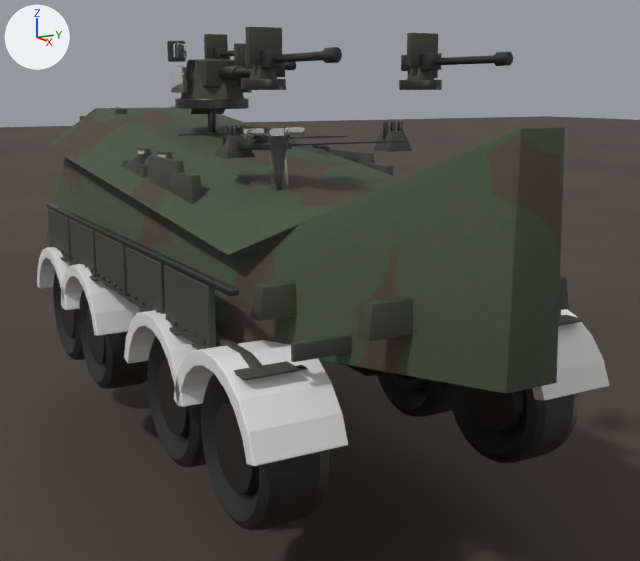
Renders of the Blender file art/showcase/apc_detail.blend from each side of a commit.
The view is the same before and after, from a camera (50 mm lens) standing at (9.96, -4.86, 4.01) and looking at (0.54, 0.49, 1.67). Arrows for +X, +Y and +Z are at upper left; the lights stay in place. The older version comes first.

The scene before the commit, as lines of its bpy script (objects in view):
```python
ob_fender_0l = bpy.data.objects.new('fender_0l', me_fender_0l)
ob_fender_0l.location = (0.0, 0.0, 0.0)
ob_fender_1l = bpy.data.objects.new('fender_1l', me_fender_1l)
ob_fender_1l.location = (0.0, 0.0, 0.0)
ob_fender_2l = bpy.data.objects.new('fender_2l', me_fender_2l)
ob_fender_2l.location = (0.0, 0.0, 0.0)
ob_fender_3l = bpy.data.objects.new('fender_3l', me_fender_3l)
ob_fender_3l.location = (0.0, 0.0, 0.0)
ob_fender_3r = bpy.data.objects.new('fender_3r', me_fender_3r)
ob_fender_3r.location = (0.0, 0.0, 0.0)
ob_hull_tub = bpy.data.objects.new('hull_tub', me_hull_tub_001)
ob_hull_tub.parent = ob_apc_root
ob_hull_tub.location = (0.0, 0.0, 0.0)
ob_hull_upper = bpy.data.objects.new('hull_upper', me_hull_upper)
ob_hull_upper.parent = ob_apc_root
ob_hull_upper.location = (0.0, 0.0, 0.0)
ob_pivot_wheel_0l = bpy.data.objects.new('pivot_wheel_0l', None)
ob_pivot_wheel_0l.parent = ob_apc_root
ob_pivot_wheel_0l.location = (-3.02, -1.5, 0.8)
ob_wheel_3l_tyre = bpy.data.objects.new('wheel_3l_tyre', me_wheel_3l_tyre)
ob_wheel_3l_tyre.parent = ob_pivot_wheel_3l
ob_wheel_3l_tyre.location = (0.0, 0.0, 0.0)
# me_hull_upper
# before: 0 (-4.56, -1.59, 3.11), 3 (-4.56, 1.59, 3.11), 4 (-4.16, -0.9, 3.71), 7 (-4.16, 0.9, 3.71)
# also in view: 'wheel_3r_tyre' at (2.96, 1.5, 0.8); 'armour_l1' at (-1.65, -1.85, 1.96); 'armour_l4' at (2.1, -1.85, 1.96); 'wheel_1l_tyre' at (-1.52, -1.5, 0.8); 'wheel_3l_barrel' at (2.96, -1.5, 0.8)
```
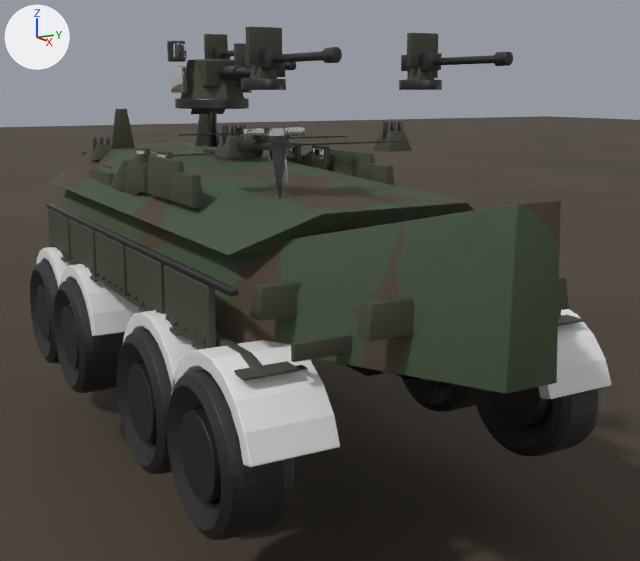
Not drawn themselves, but carrying or shaping drawn objects: ob_pivot_wheel_0l, ob_pivot_wheel_1l, ob_pivot_wheel_2l, ob_pivot_wheel_2r, ob_pivot_wheel_3l, ob_pivot_wheel_3r.

Changed parts and their boxes (x1, y1, x2, y2) in the pictures (640 x 561 px; the box of a moved part takes in the faces that stretch with it):
'hull_tub', reshaped (23% shorter): before (45, 127, 565, 394); after (45, 189, 561, 394)
'hull_upper', reshaped: before (47, 107, 401, 255); after (50, 142, 474, 255)
'wheel_3l_tyre', moved: before (201, 374, 329, 530); after (167, 369, 294, 540)
'fender_3l', rescaled: before (174, 340, 348, 466); after (171, 340, 340, 467)
'wheel_3r_tyre', moved: before (447, 383, 579, 463); after (472, 387, 603, 456)
'wheel_2l_tyre', moved: before (147, 336, 206, 467); after (117, 329, 172, 474)
'wheel_3l_barrel', moved: before (215, 403, 259, 494); after (180, 408, 221, 503)
'wheel_1l_tyre', moved: before (79, 289, 148, 389); after (54, 279, 125, 393)
'fender_3r', rescaled: before (532, 309, 609, 401); after (538, 309, 612, 399)
'wheel_2l_barrel', moved: before (158, 359, 190, 436); after (127, 363, 157, 442)
'fender_2l', rescaled: before (124, 310, 206, 407); after (123, 310, 198, 391)
'fender_1l', rescaled: before (61, 264, 141, 336); after (60, 264, 140, 336)
'wheel_3r_barrel', moved: before (464, 386, 523, 432); after (490, 387, 548, 426)
'wheel_2r_tyre', moved: before (377, 371, 452, 417); after (402, 378, 476, 412)
'wheel_0l_tyre', moved: before (53, 272, 85, 360); after (30, 261, 60, 363)
'wheel_1l_barrel', moved: before (87, 307, 106, 364); after (61, 306, 79, 368)
'fender_0l', rescaled: before (37, 247, 82, 310); after (36, 247, 71, 306)
'wheel_0l_barrel', moved: before (60, 290, 76, 338); after (36, 285, 51, 341)
'wheel_2r_barrel', moved (mostly hidden afterwards): before (391, 373, 428, 390); after (420, 378, 443, 385)
part 1 of me_hull_upper, moved or reshaped: before (63, 107, 401, 255); after (51, 142, 467, 255)
part 2 of me_hull_tub_001, moved or reshaped: before (45, 158, 237, 295); after (45, 189, 237, 295)
part 3 of me_hull_tub_001, moved or reshaped: before (227, 127, 565, 389); after (227, 200, 561, 389)

What changed in the scene script:
```text
Change me_hull_upper:
    used by ob_hull_upper; parent = ob_apc_root; location = (0.0, 0.0, 0.0)
    remove me_hull_upper.from_pydata(...)  # 8 vertices, 6 faces; spans x -4.56..2.95, y -1.59..1.59, z 2.49..3.71
    add me_hull_upper.from_pydata(...)  # 8 vertices, 6 faces; spans x -4.56..2.95, y -1.59..1.59, z 2.49..3.14
    me_hull_upper part 1
    add for i in [0, 3, 4, 7]: me_hull_upper.vertices[i].co += Vector((0.0, 0.0, -0.57))
Change me_hull_tub_001:
    used by ob_hull_tub; parent = ob_apc_root; location = (0.0, 0.0, 0.0)
    remove me_hull_tub_001.from_pydata(...)  # 12 vertices, 10 faces; spans x -4.5..4.87, y -1.81..1.81, z 1.64..3.72
    add me_hull_tub_001.from_pydata(...)  # 12 vertices, 10 faces; spans x -4.5..4.87, y -1.81..1.81, z 1.64..3.15
    me_hull_tub_001 part 2
    me_hull_tub_001.vertices[2].co: (-4.5, -1.29, 3.11) -> (-4.5, -1.29, 2.54)
    me_hull_tub_001.vertices[3].co: (-4.5, 1.29, 3.11) -> (-4.5, 1.29, 2.54)
    me_hull_tub_001 part 3
    me_hull_tub_001.vertices[10].co: (4.85, -0.22, 3.72) -> (4.85, -0.22, 3.15)
    me_hull_tub_001.vertices[11].co: (4.85, 0.22, 3.72) -> (4.85, 0.22, 3.15)
Change me_fender_0l:
    remove me_fender_0l.from_pydata(...)  # 40 vertices, 38 faces; spans x -3.94..-2.1, y -2.02..-1.12, z 0.99..1.74
    add me_fender_0l.from_pydata(...)  # 40 vertices, 38 faces; spans x -3.94..-2.1, y -2.05..-1.2, z 0.99..1.74
    me_fender_0l part 4: the whole mesh is scaled about its middle by (1, 0.944, 1), then moved by (0.0, -0.06, 0.0)
Change me_fender_1l:
    remove me_fender_1l.from_pydata(...)  # 40 vertices, 38 faces; spans x -2.44..-0.6, y -2.02..-1.12, z 0.99..1.74
    add me_fender_1l.from_pydata(...)  # 40 vertices, 38 faces; spans x -2.44..-0.6, y -2.05..-1.2, z 0.99..1.74
    me_fender_1l part 5: the whole mesh is scaled about its middle by (1, 0.944, 1), then moved by (0.0, -0.06, 0.0)
Change me_fender_2l:
    remove me_fender_2l.from_pydata(...)  # 40 vertices, 38 faces; spans x 0.46..2.3, y -2.02..-1.12, z 0.99..1.74
    add me_fender_2l.from_pydata(...)  # 40 vertices, 38 faces; spans x 0.46..2.3, y -2.05..-1.2, z 0.99..1.74
    me_fender_2l part 6: the whole mesh is scaled about its middle by (1, 0.944, 1), then moved by (0.0, -0.06, 0.0)
Change me_fender_3l:
    remove me_fender_3l.from_pydata(...)  # 40 vertices, 38 faces; spans x 2.04..3.88, y -2.02..-1.12, z 0.99..1.74
    add me_fender_3l.from_pydata(...)  # 40 vertices, 38 faces; spans x 2.04..3.88, y -2.05..-1.2, z 0.99..1.74
    me_fender_3l part 7: the whole mesh is scaled about its middle by (1, 0.944, 1), then moved by (0.0, -0.06, 0.0)
Change me_fender_3r:
    remove me_fender_3r.from_pydata(...)  # 40 vertices, 38 faces; spans x 2.04..3.88, y 1.12..2.02, z 0.99..1.74
    add me_fender_3r.from_pydata(...)  # 40 vertices, 38 faces; spans x 2.04..3.88, y 1.2..2.05, z 0.99..1.74
    me_fender_3r part 8: the whole mesh is scaled about its middle by (1, 0.944, 1), then moved by (0.0, 0.06, 0.0)
Change ob_pivot_wheel_0l:
    ob_pivot_wheel_0l.location: (-3.02, -1.5, 0.8) -> (-3.02, -1.85, 0.8)
Change ob_pivot_wheel_1l:
    ob_pivot_wheel_1l.location: (-1.52, -1.5, 0.8) -> (-1.52, -1.85, 0.8)
Change ob_pivot_wheel_2l:
    ob_pivot_wheel_2l.location: (1.38, -1.5, 0.8) -> (1.38, -1.85, 0.8)
Change ob_pivot_wheel_2r:
    ob_pivot_wheel_2r.location: (1.38, 1.5, 0.8) -> (1.38, 1.85, 0.8)
Change ob_pivot_wheel_3l:
    ob_pivot_wheel_3l.location: (2.96, -1.5, 0.8) -> (2.96, -1.85, 0.8)
Change ob_pivot_wheel_3r:
    ob_pivot_wheel_3r.location: (2.96, 1.5, 0.8) -> (2.96, 1.85, 0.8)
```
